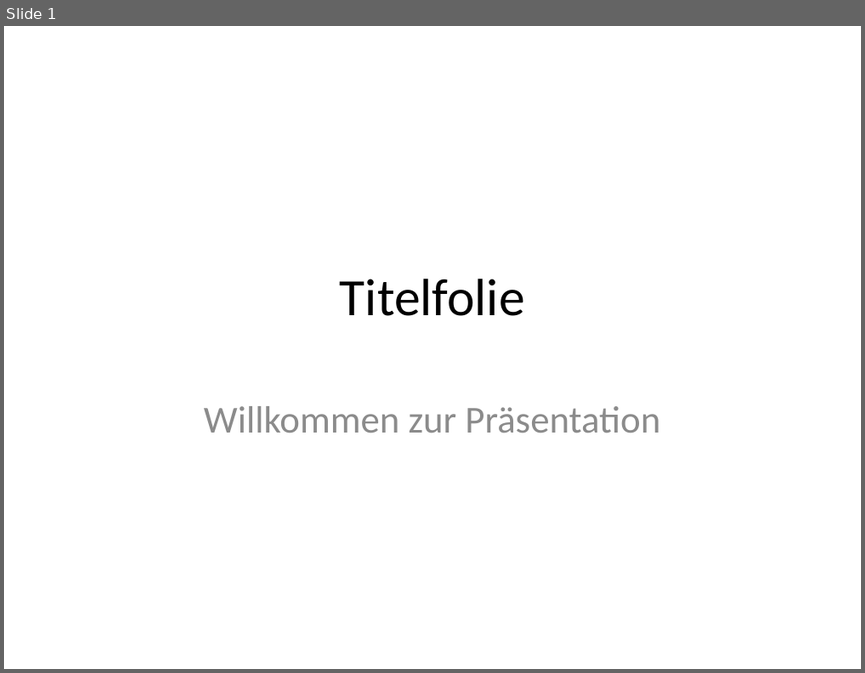
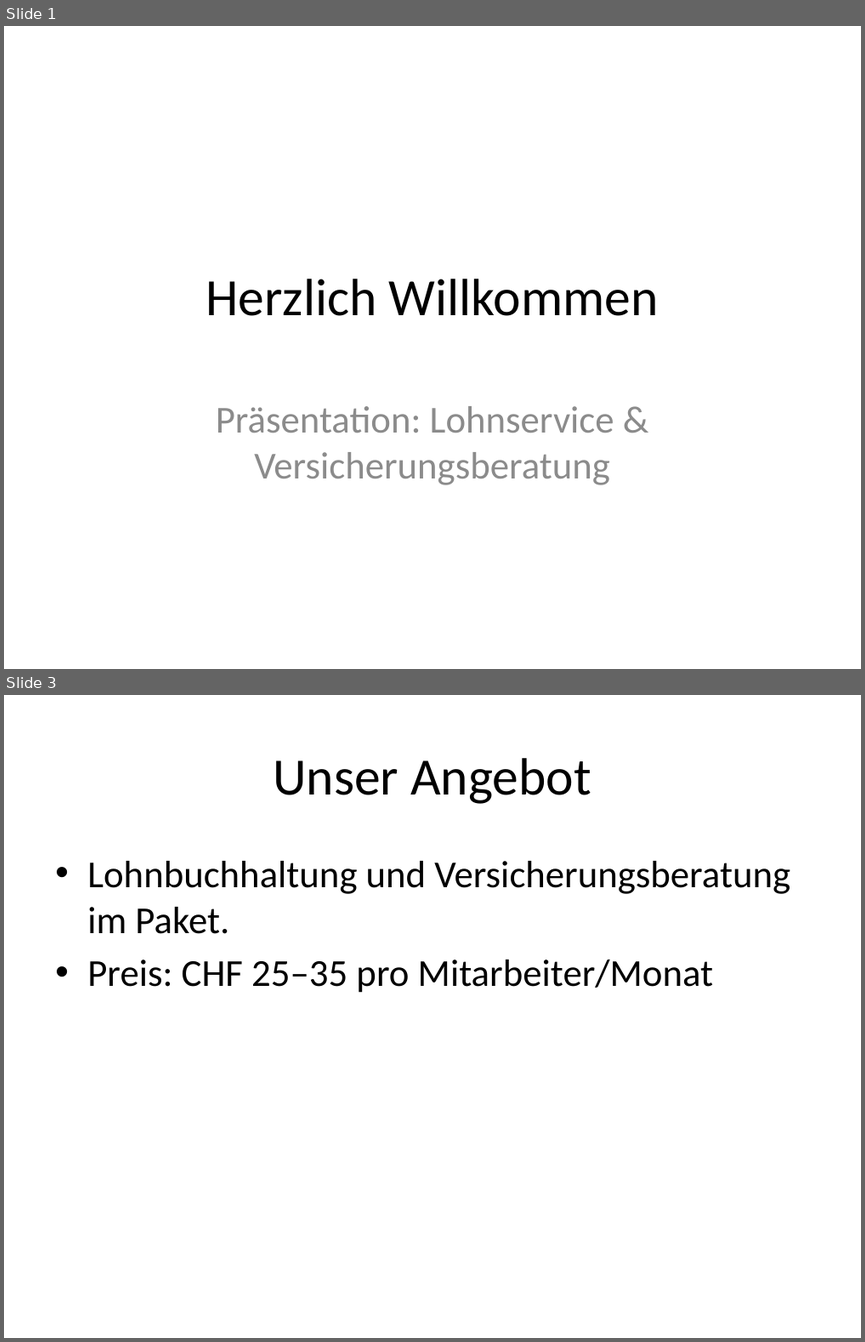
Before and after one commit to BDOZug/json-to-pptx, a slide deck: output_presentation.pptx. Shown one above the other, each under a label of ours: slide 1 before the commit, slides 1 and 3 after it; the slides between them are not shown. The pictures are 865x673 and 865x1342 pixels, drawn with LibreOffice and Linux fonts; fonts in the diff are those of the drawing. Boxes give left, top, right and bottom in pixels: in the first picture for what was removed or moved away, otherwise in the second. Text is boxed around its words. In the diff, an @@ line names an element or a change of style, - is before the commit and + after.

```diff
--- a/output_presentation.pptx
+++ b/output_presentation.pptx
@@ slide 3 added at [4, 695, 861, 1338], background #FFFFFF @@
@@ title added at [273, 758, 590, 804], 44 pt, text #000000 @@
+Unser Angebot
@@ text added at [87, 861, 790, 993], 32 pt, text #000000 @@
+• Lohnbuchhaltung und Versicherungsberatung im Paket.
+• Preis: CHF 25–35 pro Mitarbeiter/Monat
@@ slide 1 changed as well @@
@@ title at [206, 278, 658, 316]: text changed @@
-Titelfolie
+Herzlich Willkommen
@@ subtitle at [216, 406, 614, 485]: text changed @@
-Willkommen zur Präsentation
+Präsentation: Lohnservice & Versicherungsberatung
```
Also in this commit, not shown: 2 other slides added, 1 slide removed, 4 other files.
